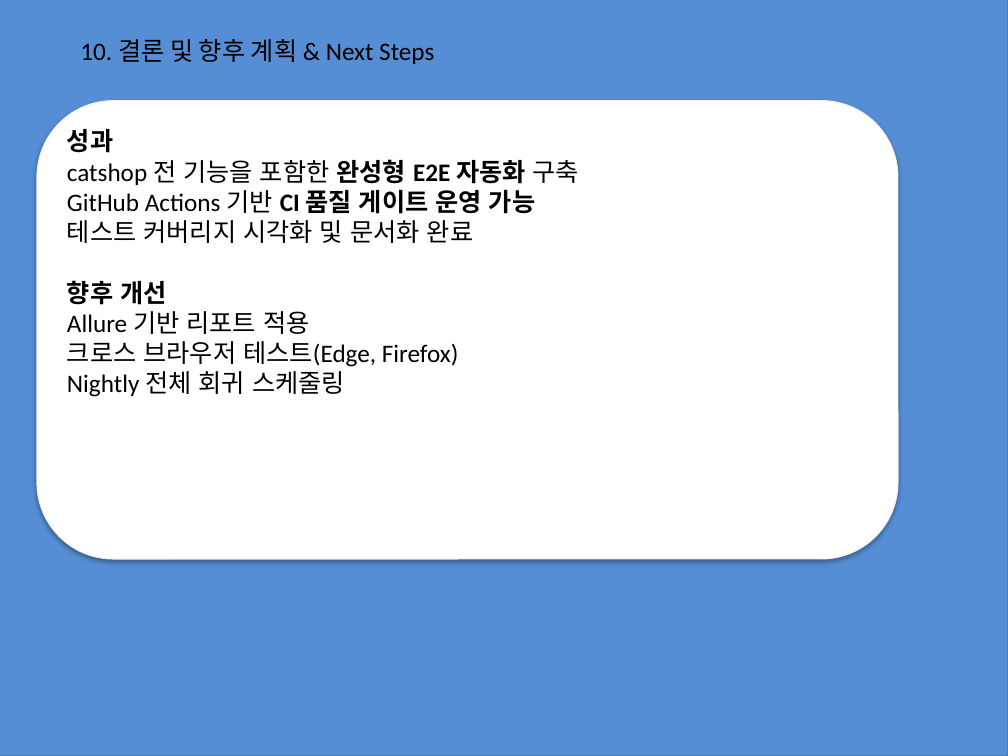
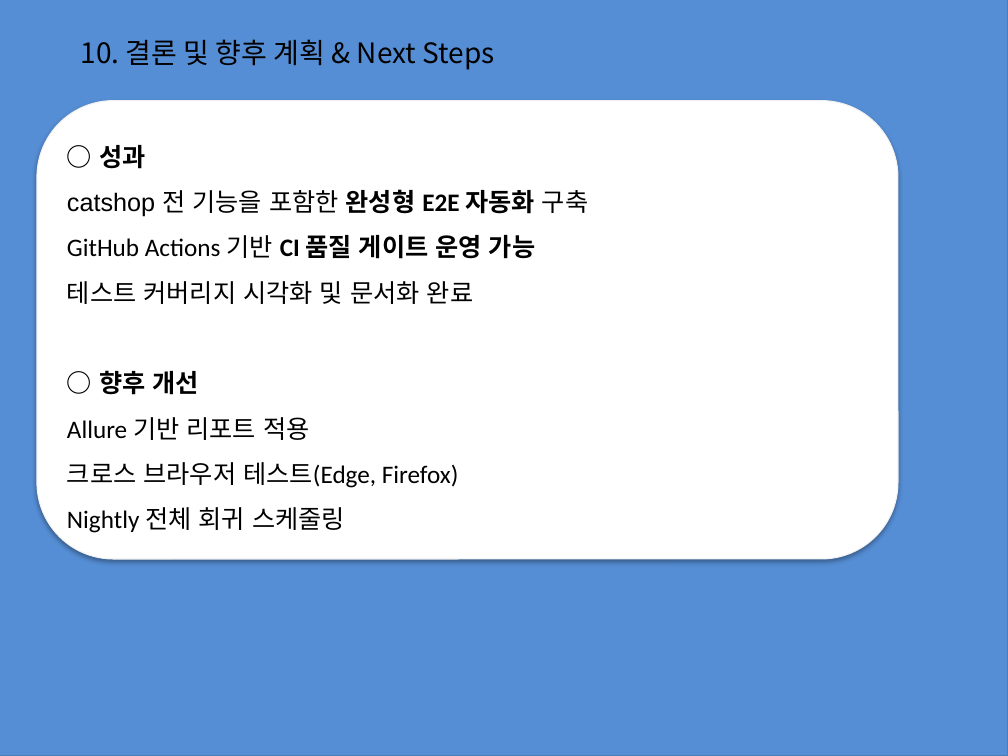
Before and after one commit to jwbaik98/project, a slide deck: slide 23 of 2조 프로젝트 과제(제작중).pptx (slide 24 before the commit). Drawn at 1008x756 pixels with LibreOffice and Linux fonts; fonts in the diff are those of the drawing. Boxes give left, top, right and bottom in pixels: in the first picture for what was removed or moved away, otherwise in the second. Text is boxed around its words. In the diff, an @@ line names an element or a change of style, - is before the commit and + after.

```diff
--- a/2조 프로젝트 과제(제작중).pptx
+++ b/2조 프로젝트 과제(제작중).pptx
@@ text "10. 결론 및 향후 계획 ..." at (80, 39, 495, 70): size 18 to 20 pt, font Calibri to Noto Sans CJK KR @@
@@ text at (99, 145, 145, 169): text changed @@
-성과
+○ 성과
@@ text at (67, 189, 588, 533): font Calibri to Arial in "catshop"; line spacing 1 to 1.5 @@
@@ text at (99, 370, 199, 395): text changed @@
-향후 개선
+○ 향후 개선
```
Also in this commit, not shown: 17 other slides changed, 1 slide removed.
